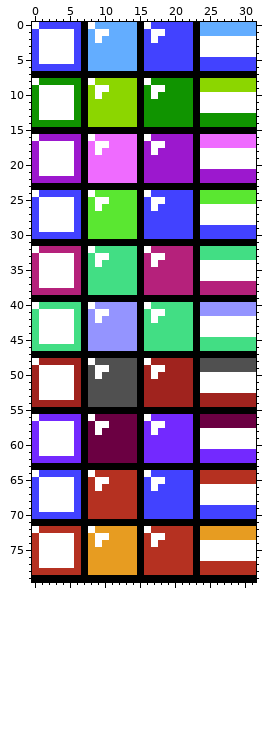
One commit to this sprite sheet: Assets/Art/NES - Tetris - Block Tiles.png. Above is the file before it was changed.
The file is 32x80 pixels.
Once edited:
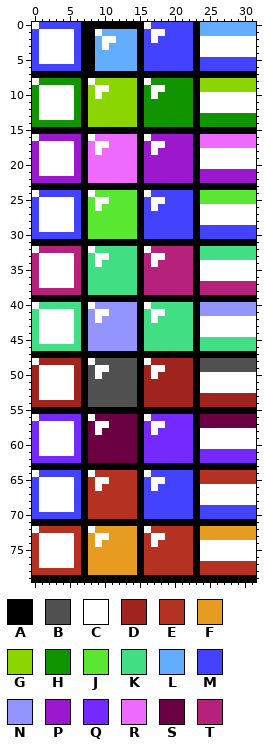
Palette (. is transparent): A #000000  B #505050  C #ffffff  D #a0231e  E #b53121  F #e79c21  G #8cd600  H #109400  J #5ae731  K #42de84  L #63adff  M #4242ff  N #9494ff  P #9c18ce  Q #7329ff  R #ef6bff  S #6b0042  T #b5217b
Changes in this commit:
y 0: x 8..14 CLLLLLL -> AAAAAAA
y 1: x 8 L -> A; x 10 C -> L
y 2: x 8..11 LCLL -> ALCC
y 3: x 8 L -> A; x 10 L -> C
y 4..6: x 8 L -> A
